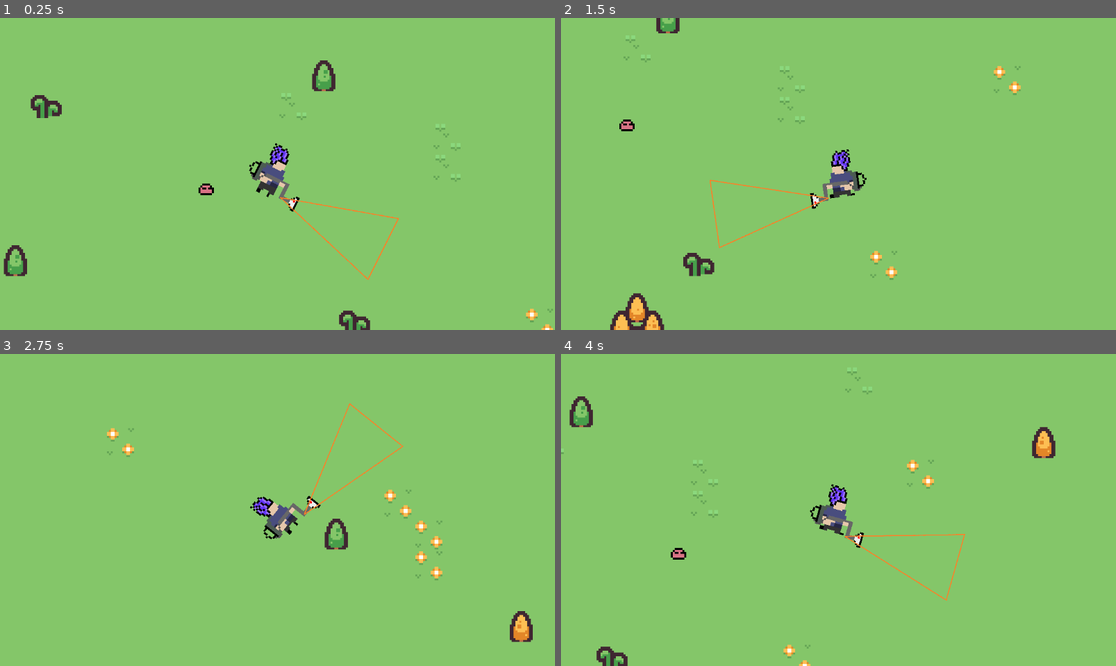
Above: before the commit, frames 1-4 (two rows, left to right).
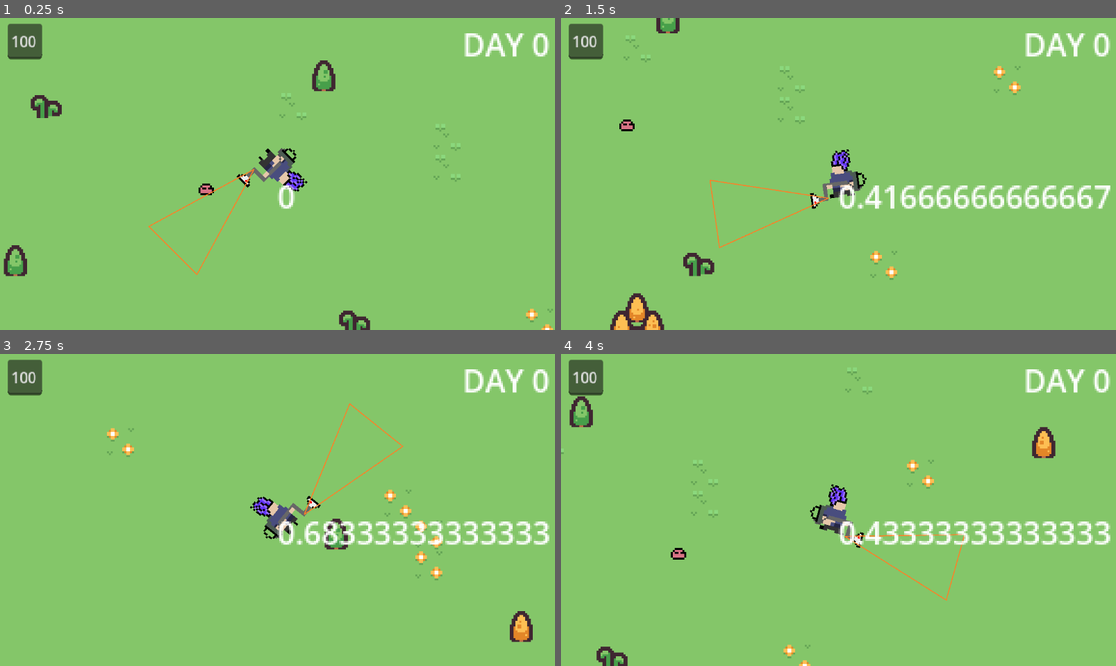
Above: after the commit, the same moments.

Repository: VMormoris/tinycreatures
Game: Godot game, scene res://Scenes/MainScene.tscn
Two runs of this game, one before a commit and one after it. Both use one fixed random seed, a clock stepped at 60 frames per second and the inputs below.
Inputs (mouse positions are in pixels of both pictures, inside the frame that each line leads up to):
- Up to frame 1 (0.25 s): no input
- Up to frame 2 (1.5 s): move the mouse to (960, 158) at 0.52 s; press the mouse at (960, 158) at 0.53 s; hold D (Right) 0.53-1.28 s; move the mouse to (727, 189) at 1.27 s; release the mouse at (727, 189) at 1.28 s; hold S (Down) from 1.28 s (still down); right-click (727, 189) at 1.35 s
- Up to frame 3 (2.75 s): click (166, 525) at 1.55 s; move the mouse to (333, 441) at 2.02 s; release S (Down) at 2.03 s; press the mouse at (333, 441) at 2.03 s; hold D (Right) from 2.03 s (still down)
- Up to frame 4 (4 s): move the mouse to (810, 572) at 2.77 s; release D (Right) at 2.78 s; release the mouse at (810, 572) at 2.78 s; hold W (Up) 2.78-3.53 s; click (810, 572) at 2.85 s; move the mouse to (1005, 556) at 3.52 s; press the mouse at (1005, 556) at 3.53 s; hold A (Left) from 3.53 s (still down); right-click (1005, 556) at 3.6 s

The runs differ from the first frame. In frame 1, 2.9% of the frame differs, in the area x 1-99%, y 1-84%; in frame 2, 3.3%, in the area x 1-99%, y 1-62%; in frame 3, 3.2%; in frame 4, 3.2%.

Commit message:
UI, dead and overheat

Diff:
--- a/Nodes/Player.tscn
+++ b/Nodes/Player.tscn
@@ -8,6 +8,7 @@
 [ext_resource type="Script" path="res://Scripts/SuckingAreaController.gd" id="4_p1w20"]
 [ext_resource type="AudioStream" uid="uid://bsbte08no3rj6" path="res://Assets/SFX/vacuum.wav" id="7_vsxnt"]
 [ext_resource type="PackedScene" uid="uid://b2is6y0wc05m0" path="res://Nodes/LightingGenerator.tscn" id="8_wwhs1"]
+[ext_resource type="Script" path="res://LightingGenerator.gd" id="9_si0wl"]
 
 [sub_resource type="AtlasTexture" id="AtlasTexture_v7xne"]
 atlas = ExtResource("2_0aayb")
@@ -200,6 +201,7 @@
 script = ExtResource("4_p1w20")
 
 [node name="LightingGenerator" parent="LightingPivot" instance=ExtResource("8_wwhs1")]
+script = ExtResource("9_si0wl")
 
 [node name="Sprite2D" type="Sprite2D" parent="LightingPivot"]
 modulate = Color(0.972549, 0, 0, 1)
--- a/Scenes/test.tscn
+++ b/Scenes/test.tscn
@@ -70,13 +70,54 @@
 [node name="Enemy" parent="." instance=ExtResource("2_21i01")]
 position = Vector2(-53, 0)
 
+[node name="Player" parent="." instance=ExtResource("3_ijue1")]
+unique_name_in_owner = true
+position = Vector2(-16, -8)
+
 [node name="Camera2D" type="Camera2D" parent="."]
+position = Vector2(-18, -6)
 zoom = Vector2(4, 4)
 script = ExtResource("4_en7fd")
 
-[node name="Player" parent="." instance=ExtResource("3_ijue1")]
-unique_name_in_owner = true
-position = Vector2(-16, -8)
+[node name="Health" type="TextEdit" parent="Camera2D"]
+offset_left = -140.0
+offset_top = -78.0
+offset_right = -102.0
+offset_bottom = -42.0
+scale = Vector2(0.470563, 0.515124)
+text = "100"
+
+[node name="Date" type="Label" parent="Camera2D"]
+offset_left = 96.0
+offset_top = -79.0
+offset_right = 142.0
+offset_bottom = -56.0
+text = "DAY 1"
+horizontal_alignment = 1
+vertical_alignment = 1
+
+[node name="ColorRect" type="ColorRect" parent="Camera2D"]
+visible = false
+offset_left = -146.0
+offset_top = -83.0
+offset_right = -106.0
+offset_bottom = -43.0
+scale = Vector2(7.30506, 4.15847)
+color = Color(0.203922, 0.203922, 0.203922, 0.607843)
+
+[node name="Dead" type="Label" parent="Camera2D"]
+visible = false
+offset_left = -61.0
+offset_top = -9.0
+offset_right = 64.0
+offset_bottom = 14.0
+text = "Disappointment"
+horizontal_alignment = 1
+vertical_alignment = 1
+
+[node name="Label" type="Label" parent="Camera2D"]
+offset_right = 40.0
+offset_bottom = 23.0
 
 [node name="SlimeTimer" type="Timer" parent="."]
 wait_time = 5.0
--- a/Scripts/GameManager.gd
+++ b/Scripts/GameManager.gd
@@ -16,6 +16,7 @@
 
 # Called every frame. 'delta' is the elapsed time since the previous frame.
 func _process(delta: float) -> void:
+	$Camera2D/Date.text = "DAY " + str(date)
 	if date >= 3:
 		var timer = $SlimeTimer
 		timer.wait_time = 2.5
--- a/Scripts/PlayerController.gd
+++ b/Scripts/PlayerController.gd
@@ -8,8 +8,10 @@
 const SPEED = 150.0
 var dir: Vector2 = Vector2.ZERO
 var succ = false
+var overheated = false
 var limit_vaccum: int = 0
 var hp: int = 100
+var overheat = 0
 
 @onready var sr: AnimatedSprite2D = $AnimatedSprite2D
 @onready var asp: AudioStreamPlayer2D = $AudioStreamPlayer2D
@@ -20,6 +22,7 @@
 	# As good practice, you should replace UI actions with custom gameplay actions.
 	select_orientation()
 	look_at(get_global_mouse_position())
+	$"../Camera2D/Label".text = str(overheat)
 
 	var direction := Input.get_vector("Left", "Right", "Up", "Down")
 	velocity = direction * SPEED
@@ -28,19 +31,30 @@
 	move_and_slide()
 
 func Shoot(delta: float) -> void:
-	if(Input.is_action_pressed("Shoot") && succ):
-		limit_vaccum = 0
-		for enemy in range.get_overlapping_areas():
-			if(limit_vaccum < 5):
-				absorb_enemy(enemy, delta)
-				limit_vaccum += 1
+	if(Input.is_action_pressed("Shoot") && !overheated):
+		overheat += delta
+		if overheat >= 11:
+			overheated = true
+		if succ:
+			limit_vaccum = 0
+			for enemy in range.get_overlapping_areas():
+				if(limit_vaccum < 5):
+					absorb_enemy(enemy, delta)
+					limit_vaccum += 1
+			capture.emit()
 		if not asp.playing:
 			asp.play()
-		capture.emit()
+
 	elif(Input.is_action_just_released("Shoot")):
 		limit_vaccum = 0
 		asp.stop()
 		release.emit()
+	else:
+		overheat -= delta * 2
+		if overheat <= 0:
+			overheat = 0
+			if overheated:
+				overheated = false
 
 func select_orientation() -> void:
 	var mouse_dir = get_mouse_relative_dir()
@@ -77,4 +91,9 @@
 
 func _on_hitbox_area_shape_entered(area_rid: RID, area: Area2D, area_shape_index: int, local_shape_index: int) -> void:
 	hp -= 1
+	$"../Camera2D/Health".text = str(hp)
+	if hp == 0:
+		$"../Camera2D/ColorRect".visible = true
+		$"../Camera2D/Dead".visible = true
+		get_tree().paused = true
 	area.queue_free()
Not shown: 1 places in Nodes/Player.tscn that only renumber resources
